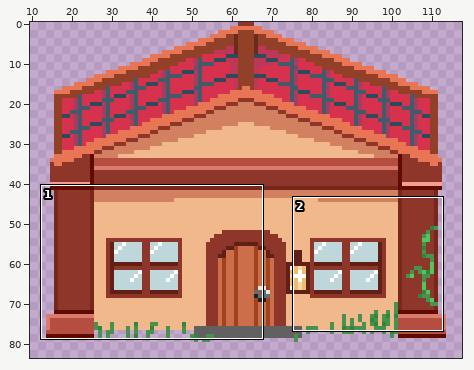
Two states of a pixel-art file, world_sprites/home.aseprite. The picture above shows the old version from afar; the outline marks the close-up.
Close-up. The starting point:
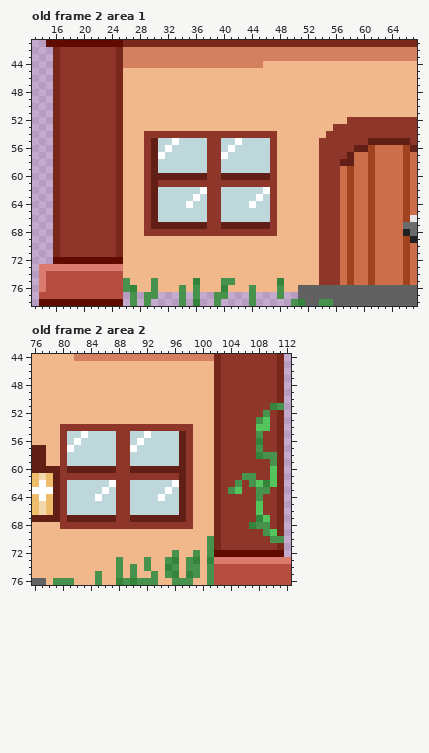
128x84 pixels, 2 frames. Colours within 5 levels of each other are drawn and written as one. Shown: old frame 2 area 1: x 13..67, y 41..78; old frame 2 area 2: x 76..112, y 44..76. The wide view leaves out empty margins. The commit also changed other frames or places, which this record leaves out.
After:
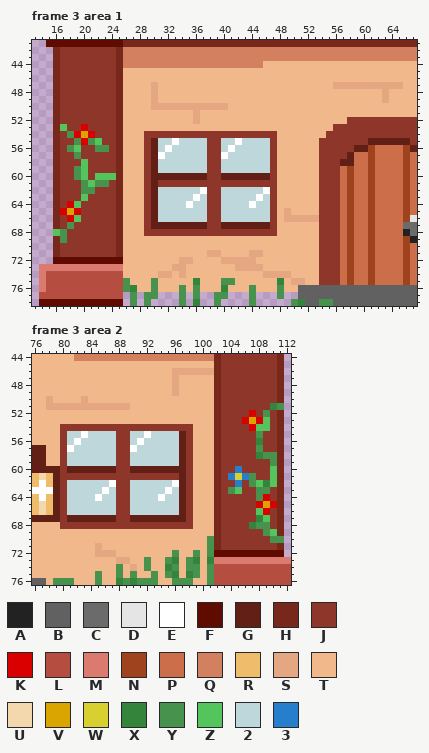
Palette (. is transparent): A #222222  B #616161  C #6b6b6b  D #e5e5e5  E #ffffff  F #5f0b00  G #621f16  H #78281a  J #8e362a  K #da0000  L #b54e40  M #db7b6f  N #9f431f  P #cc6e49  Q #d28060  R #eebc6b  S #e5a782  T #f0b88b  U #f3d8ad  V #daa500  W #d8cf31  X #34853b  Y #47924d  Z #54c45d  2 #bdd7da  3 #277ecd
A new or re-ordered frame is compared with the old frame closest to it.
Change:
frames 2 -> 3
Frame 3 area 1 is new; against old frame 2, layer "Layer":
y 47: x 30 T -> S; x 56..65 TTTTTTTTTT -> SSSSSSSSSS
y 48..49: x 30 T -> S; x 63 T -> S
y 50: x 30..40 TTTTTTTTTTT -> SSSSSSSSSSS
y 51..52: x 36 T -> S
y 53: x 17 J -> Z; x 20 J -> K
y 54: x 18..21 JJJJ -> YKVK
y 55: x 19..22 JJJJ -> YKYZ
y 56: x 18..19 JJ -> YZ; x 22..23 JJ -> YY
y 57: x 19 J -> Y
y 58: x 20 J -> Z
y 59: x 19..20 JJ -> YZ
y 60: x 19..20 JJ -> YZ; x 22..24 JJJ -> ZZZ
y 61: x 20..23 JJJJ -> YZYY
y 62: x 20..21 JJ -> YY
y 63: x 20 J -> Z
y 64: x 18..19 JJ -> KZ
y 65: x 17..19 JJJ -> KVK; x 49 T -> S
y 66: x 18..19 JJ -> KZ; x 49..53 TTTTT -> SSSSS
y 67: x 18 J -> Y
y 68: x 16..17 HJ -> ZY
y 69: x 17 J -> Y
y 71: x 38..39 TT -> SS; x 44..45 TT -> SS
y 72: x 34..35 TT -> SS; x 40..44 TTTTT -> SSSSS
y 73: x 33..34 TT -> SS; x 42..45 TTTT -> SSSS
y 74: x 31..32 TT -> SS; x 34 T -> S; x 46..49 TTTT -> SSSS
y 75: x 50..51 TT -> SS
Frame 3 area 2 is new; against old frame 2, layer "Layer":
y 46: x 96..101 TTTTTT -> SSSSSS
y 47..49: x 96 T -> S
y 50: x 78 T -> S; x 83 T -> S
y 51: x 78..89 TTTTTTTTTTTT -> SSSSSSSSSSSS
y 52: x 107 J -> K
y 53: x 106..108 JJY -> KVK
y 54: x 107 J -> K
y 60: x 105 J -> 3
y 61: x 104..106 JJY -> 3W3
y 62: x 105 Y -> 3
y 64: x 109 J -> K
y 65: x 108..110 ZJJ -> KVK
y 66: x 109 J -> K
y 71: x 85 T -> S
y 72: x 85..87 TTT -> SSS
y 73: x 88..89 YT -> SS
y 74: x 90 Y -> S
